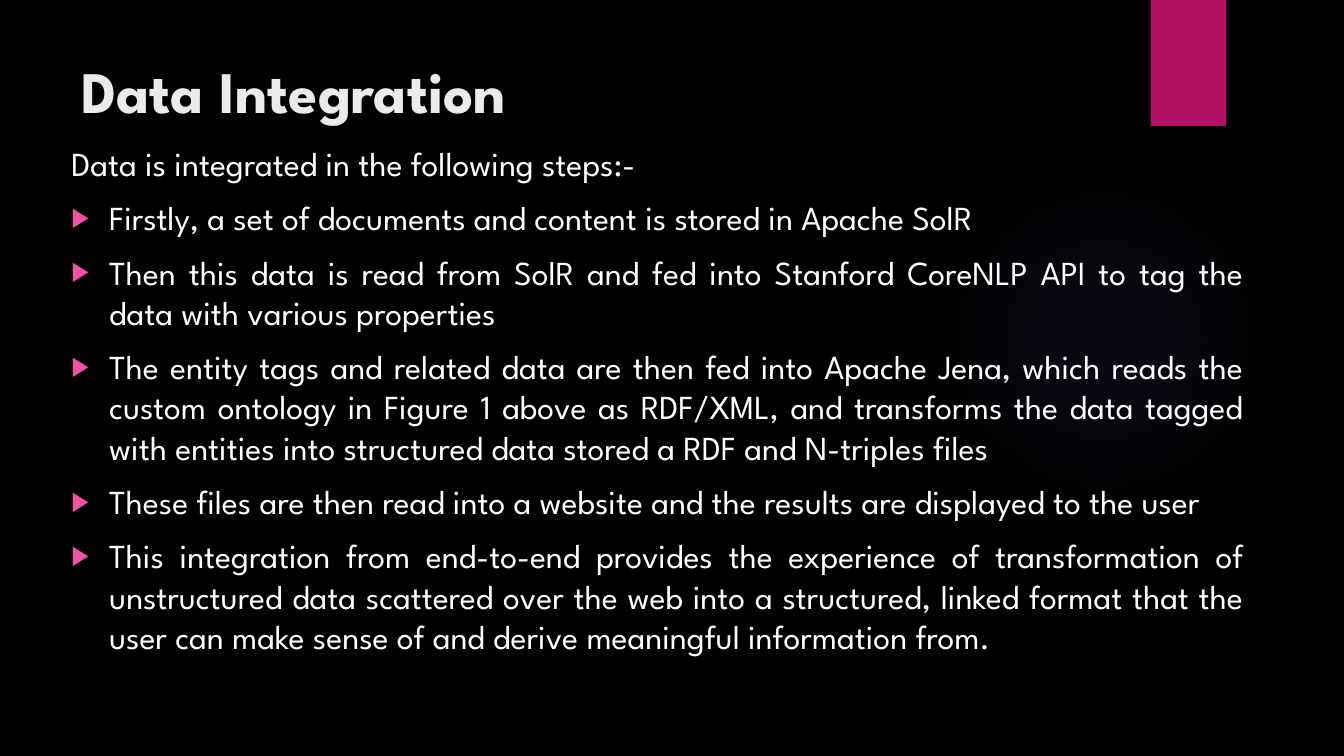
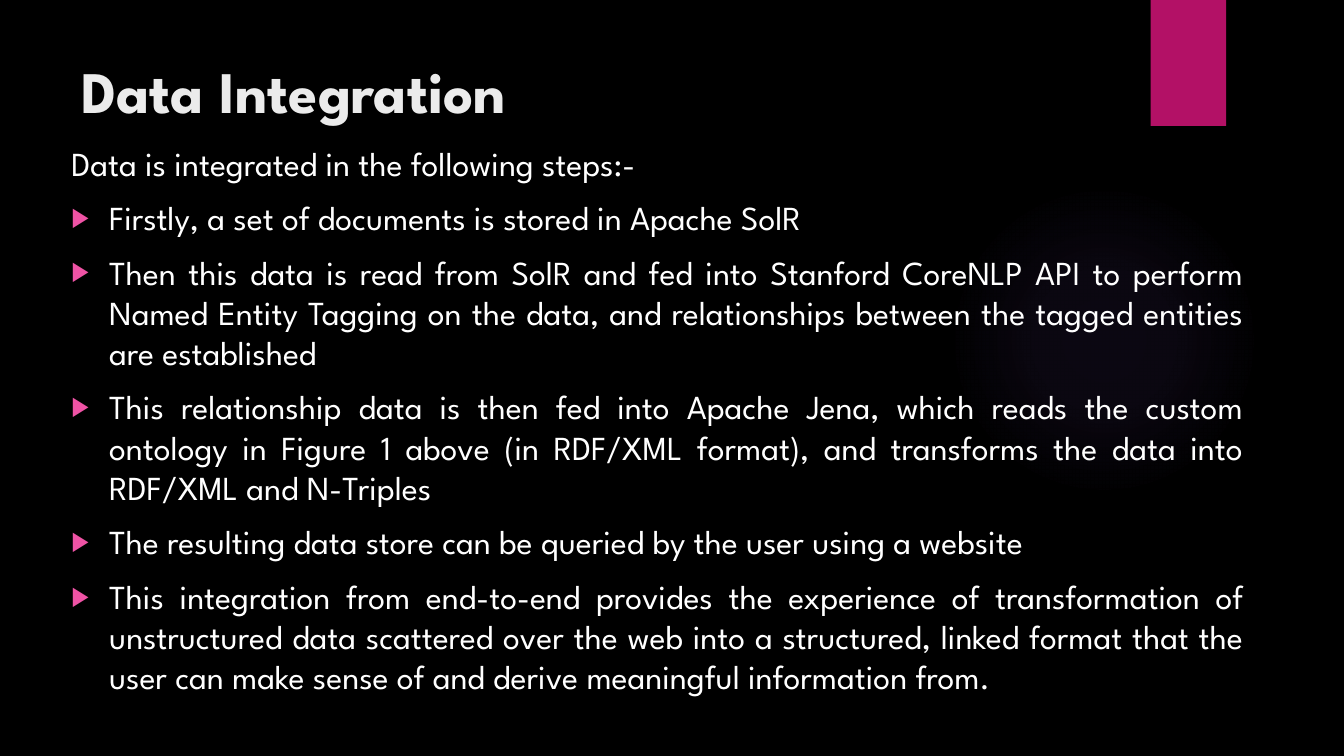
Before and after one commit to ekalgolas/Relation-extraction-using-Semantic-Web, a slide deck: slide 7 of documentation/Relation extraction using semantic web technologies.pptx. Drawn at 1344x756 pixels with LibreOffice and Linux fonts; fonts in the diff are those of the drawing; background and template pictures are left out. Boxes give left, top, right and bottom in pixels: in the first picture for what was removed or moved away, otherwise in the second. Text is boxed around its words. In the diff, an @@ line names an element or a change of style, - is before the commit and + after.

```diff
--- a/documentation/Relation extraction using semantic web technologies.pptx
+++ b/documentation/Relation extraction using semantic web technologies.pptx
@@ text at bbox=[109, 206, 1243, 562]: text changed @@
-▶ Firstly, a set of documents and content is stored in Apache SolR
-▶ Then this data is read from SolR and fed into Stanford CoreNLP API to tag the data with various properties
-▶ The entity tags and related data are then fed into Apache Jena, which reads the custom ontology in Figure 1 above as RDF/XML, and transforms the data tagged with entities into structured data stored a RDF and N-triples files
-▶ These files are then read into a website and the results are displayed to the user
+▶ Firstly, a set of documents is stored in Apache SolR
+▶ Then this data is read from SolR and fed into Stanford CoreNLP API to perform Named Entity Tagging on the data, and relationships between the tagged entities are established
+▶ This relationship data is then fed into Apache Jena, which reads the custom ontology in Figure 1 above (in RDF/XML format), and transforms the data into RDF/XML and N-Triples
+▶ The resulting data store can be queried by the user using a website
```
Also in this commit, not shown: 7 other slides changed.
